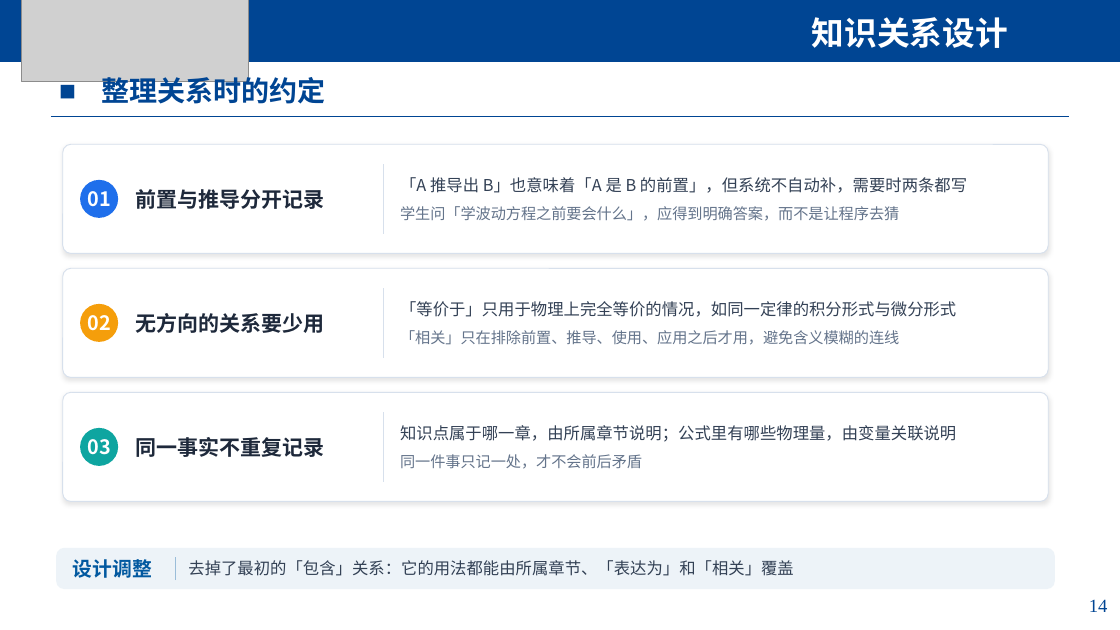
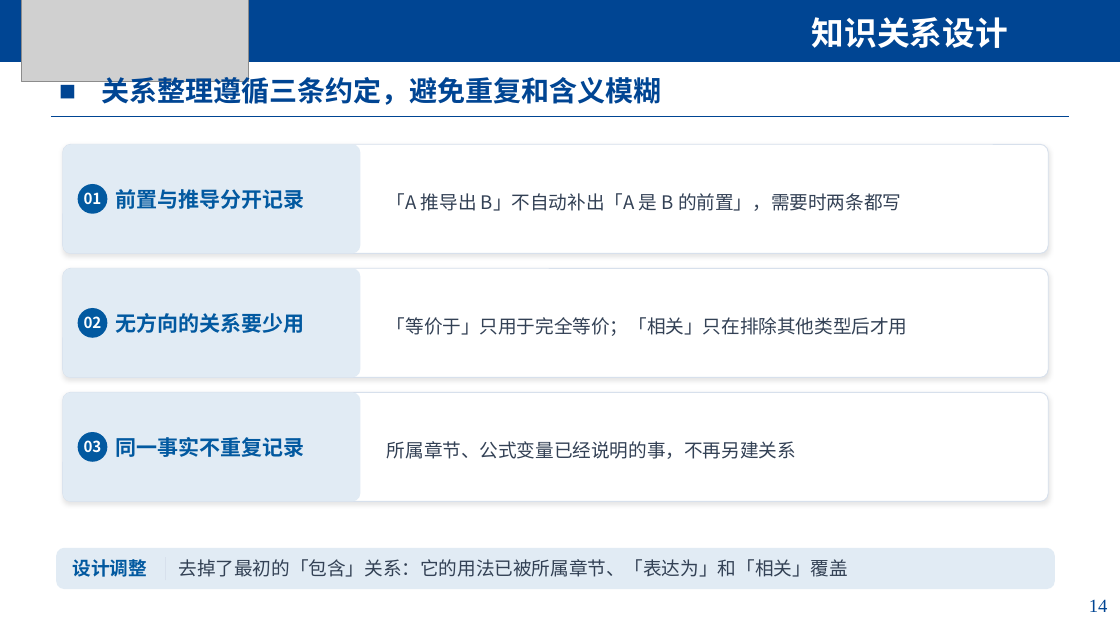
Before and after one commit to yangzz1125/ee-knowledge, a slide deck: slide 14 of reports/data-structure-report/电磁场AI知识图谱汇报-杨国炜-10.7.pptx. Drawn at 1120x630 pixels with LibreOffice and Linux fonts; fonts in the diff are those of the drawing; grey boxes stand for pictures. Boxes give left, top, right and bottom in pixels: in the first picture for what was removed or moved away, otherwise in the second. Text is boxed around its words. In the diff, an @@ line names an element or a change of style, - is before the commit and + after.

```diff
--- a/reports/data-structure-report/电磁场AI知识图谱汇报-杨国炜-10.7.pptx
+++ b/reports/data-structure-report/电磁场AI知识图谱汇报-杨国炜-10.7.pptx
@@ text at (101, 73, 661, 105): text changed @@
-■ 整理关系时的约定
+■ 关系整理遵循三条约定，避免重复和含义模糊
@@ rounded rectangle added at (63, 145, 360, 254), fill #E1EBF4 @@
@@ line removed from (384, 234) to (384, 164) @@
@@ ellipse "01": place and size @@
-ellipse "01" at (80, 180, 118, 218)
+ellipse "01" at (77, 184, 107, 213)
@@ ellipse "01" at (77, 184, 107, 213): size 17 to 13 pt; fill #1F6FEB to #0259A0 @@
@@ text "前置与推导分开记录": place and size @@
-text "前置与推导分开记录" at (135, 189, 324, 209)
+text "前置与推导分开记录" at (116, 189, 305, 209)
@@ text at (387, 193, 901, 211): text changed; size 14 to 16 pt @@
-「A 推导出 B」也意味着「A 是 B 的前置」，但系统不自动补，需要时两条都写
-学生问「学波动方程之前要会什么」，应得到明确答案，而不是让程序去猜
+「A 推导出 B」不自动补出「A 是 B 的前置」，需要时两条都写
@@ rounded rectangle added at (63, 268, 360, 377), fill #E1EBF4 @@
@@ line removed from (384, 358) to (384, 288) @@
@@ ellipse "02": place and size @@
-ellipse "02" at (80, 304, 118, 342)
+ellipse "02" at (77, 308, 107, 338)
@@ ellipse "02" at (77, 308, 107, 338): size 17 to 13 pt; fill #F59E0B to #0259A0 @@
@@ text "无方向的关系要少用": place and size @@
-text "无方向的关系要少用" at (135, 313, 324, 333)
+text "无方向的关系要少用" at (116, 313, 305, 333)
@@ text at (387, 317, 908, 336): text changed; size 14 to 16 pt @@
-「等价于」只用于物理上完全等价的情况，如同一定律的积分形式与微分形式
-「相关」只在排除前置、推导、使用、应用之后才用，避免含义模糊的连线
+「等价于」只用于完全等价；「相关」只在排除其他类型后才用
@@ rounded rectangle added at (63, 392, 360, 502), fill #E1EBF4 @@
@@ line removed from (384, 481) to (384, 413) @@
@@ ellipse "03": place and size @@
-ellipse "03" at (80, 428, 118, 465)
+ellipse "03" at (77, 432, 107, 461)
@@ ellipse "03" at (77, 432, 107, 461): size 17 to 13 pt; fill #0EA5A0 to #0259A0 @@
@@ text colour #1E293B to #0259A0 in 3 elements at (116, 189, 305, 209), (116, 313, 305, 333), (116, 437, 305, 457) @@
@@ text "同一事实不重复记录": place and size @@
-text "同一事实不重复记录" at (135, 437, 324, 457)
+text "同一事实不重复记录" at (116, 437, 305, 457)
@@ text at (387, 441, 796, 459): text changed; size 14 to 16 pt @@
-知识点属于哪一章，由所属章节说明；公式里有哪些物理量，由变量关联说明
-同一件事只记一处，才不会前后矛盾
+所属章节、公式变量已经说明的事，不再另建关系
@@ rounded rectangle at (56, 548, 1055, 589): fill #EDF3F8 to #E1EBF4 @@
@@ text "设计调整" at (73, 559, 147, 577): size 17 to 16 pt @@
@@ line moved from (176, 581) - (176, 557) to (166, 581) - (166, 557) @@
@@ line (166, 581) - (166, 557): stroke #9ABDD9 1 pt to #D7E0EC 1 pt @@
@@ text at (179, 559, 849, 577): text changed; size 14 to 16 pt @@
-去掉了最初的「包含」关系：它的用法都能由所属章节、「表达为」和「相关」覆盖
+去掉了最初的「包含」关系：它的用法已被所属章节、「表达为」和「相关」覆盖
```
Also in this commit, not shown: 11 other slides changed, 5 other files.
